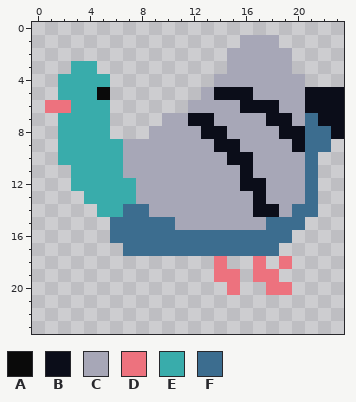
A pixel-art sprite gets an edit: Assets/Sprites/Bird/Bird2.png. Above is the file before it was changed.
The file is 48x48 pixels, drawn in blocks of 2x2; one block is one cell here.
Palette (. is transparent): A #0a0a0a  B #0b0d19  C #a7a7b7  D #ed727e  E #39acab  F #3c6d8f
Now the later version:
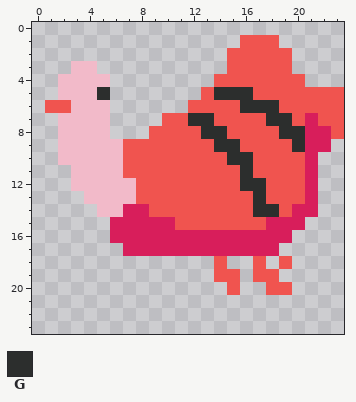
Colours new in this view: G #2c2e2d
The commit says: Bird is Red Now
Diff:
colour C: #a7a7b7 -> #f0544f
colour E: #39acab -> #f2bac9
colour F: #3c6d8f -> #d81e5b
y 5: x 5 A -> G; x 14..16 BBB -> GGG; x 21..23 BBB -> CCC
y 6: x 1..2 DD -> CC; x 16..18 BBB -> GGG; x 21..23 BBB -> CCC
y 7: x 12..13 BB -> GG; x 18..19 BB -> GG; x 22..23 BB -> CC
y 8: x 13..14 BB -> GG; x 19..20 BB -> GG; x 23 B -> C
y 9: x 14..15 BB -> GG; x 20 B -> G
y 10: x 15..16 BB -> GG
y 11: x 16 B -> G
y 12: x 16..17 BB -> GG
y 13: x 17 B -> G
y 14: x 17..18 BB -> GG
y 18: x 14 D -> C; x 17 D -> C; x 19 D -> C
y 19: x 14..15 DD -> CC; x 17..18 DD -> CC
y 20: x 15 D -> C; x 18..19 DD -> CC
Where, in picture pixels (left, top, right, bottom), the same in both pictures:
changed: (45, 35, 344, 295)
